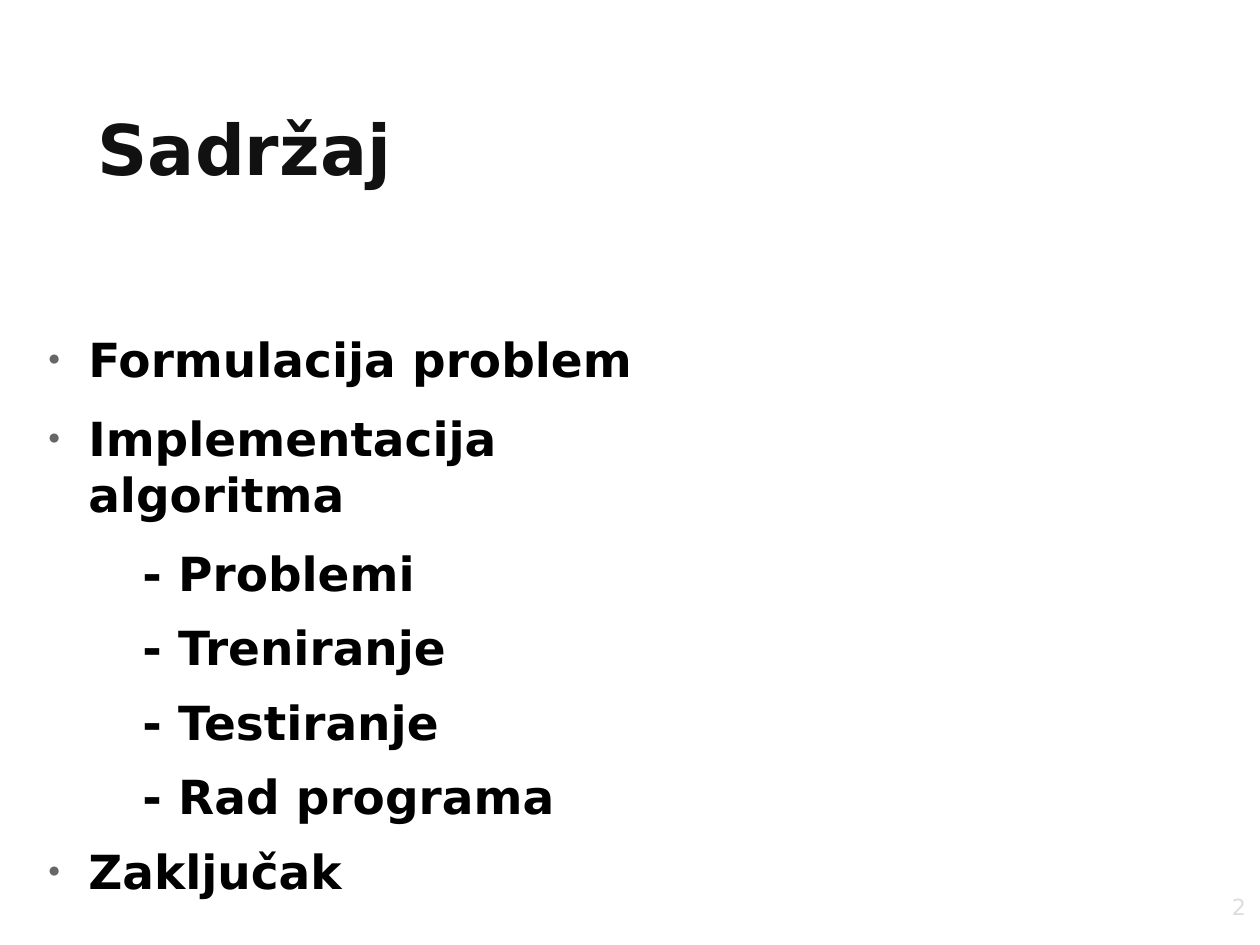
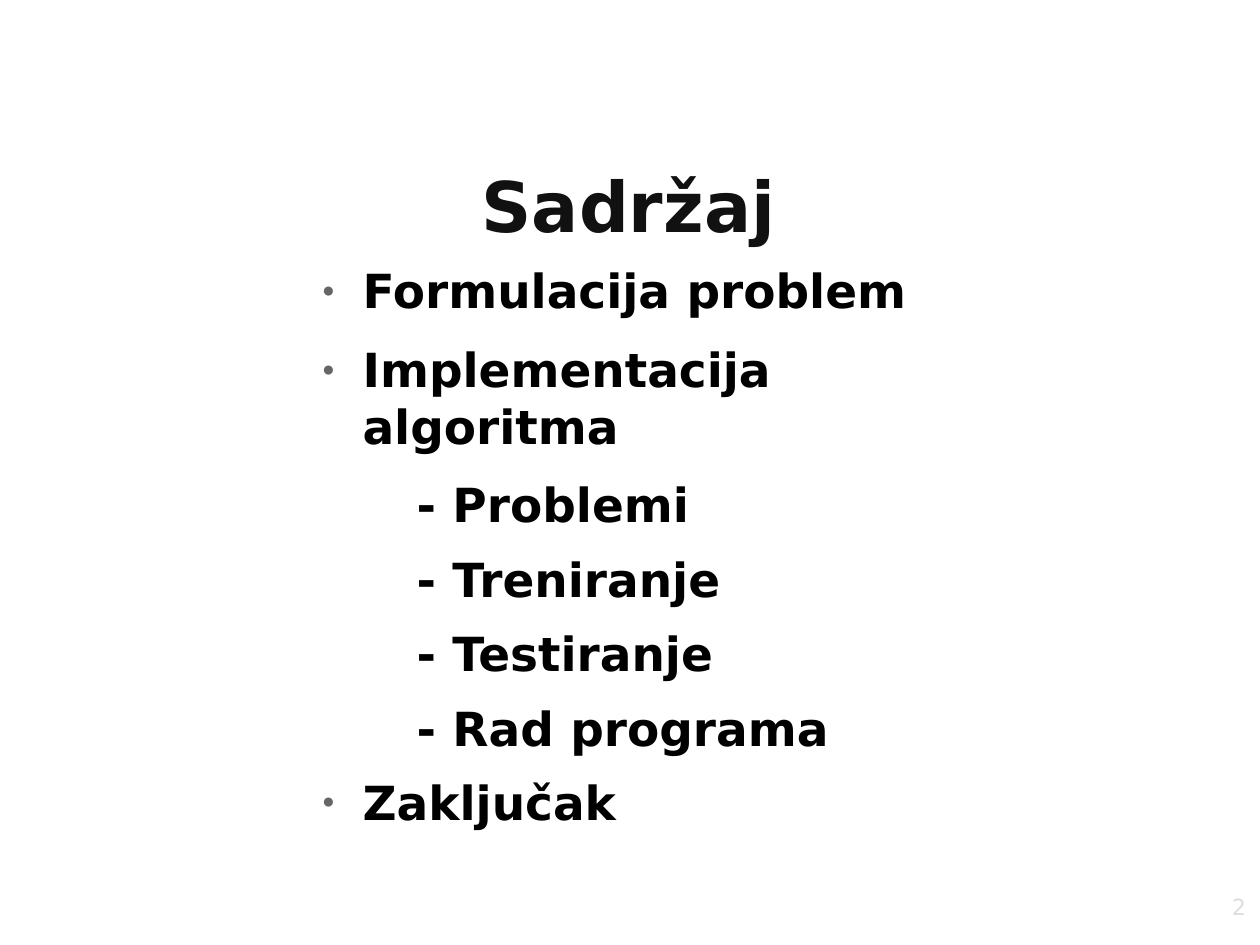
Before and after one commit to stefan996/digitRecognition, a slide deck: slide 2 of description/presentation.odp. Drawn at 1260x945 pixels with LibreOffice and Linux fonts; fonts in the diff are those of the drawing; background and template pictures are left out. Boxes give left, top, right and bottom in pixels: in the first picture for what was removed or moved away, otherwise in the second. Text is boxed around its words. In the diff, an @@ line names an element or a change of style, - is before the commit and + after.

```diff
--- a/description/presentation.odp
+++ b/description/presentation.odp
@@ title "Sadržaj": place and size @@
-title "Sadržaj" at <box>98,119,391,190</box>
+title "Sadržaj" at <box>482,176,775,247</box>
@@ text "Formulacija problem": place and size @@
-text "Formulacija problem" at <box>88,341,631,824</box>
+text "Formulacija problem" at <box>363,272,906,756</box>
```
Also in this commit, not shown: 2 other slides changed, 4 slides added, 3 slides removed, 3 other files.
